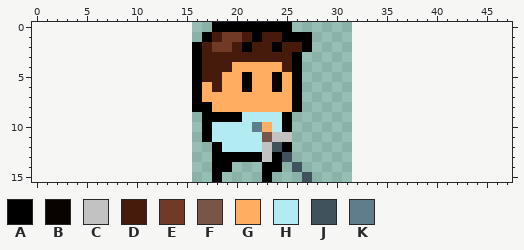
Pixel-art sprite, stored at data/CharacterSprites/Sword/swing_sword.png. The first picture shows the starting point.
The file is 32x32 pixels, drawn in blocks of 2x2; one block is one cell here. The old version is drawn lined up with the new one, on the new canvas.
Palette (. is transparent): A #000000  B #090300  C #c2c2c2  D #471b0c  E #703a27  F #795548  G #ffad60  H #b2ebf2  J #40535c  K #607d8b
Pixels before, first column x 16:
 0 ..AAAAAAAA..
 1 .ADEEDADDAAA
 2 ADEEDADDADDA
 3 ADDDDDDDDDA.
 4 ADDDGGGGGDA.
 5 ADDGGBGGBGA.
 6 AGDGGBGGBGA.
 7 AGGGGGGGGGA.
 8 AAGGGGGGGGA.
 9 .AAAAHHHHA..
10 .AHHHHKGHA..
11 .AHHHHHFCC..
12 ..AHHHHCJA..
13 ..AAAAACAJ..
14 ..AA...AA.J.
15 ..A....A...J
And afterwards:
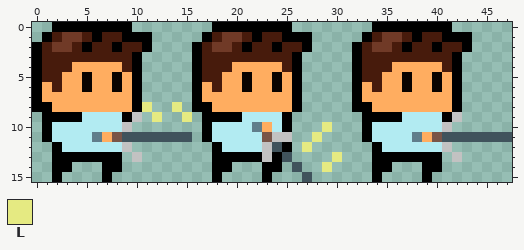
Colours new in this view: L #e5ea82
Difference:
canvas 16x16 -> 48x16, the old top-left corner now at 16,0
Changed rows in their new state; - is an unchanged pixel.
first column x 0:
 0 --AAAAAAAA------------------------AAAAAAAA------
 1 -ADEEDADDAAA---------------------ADEEDADDAAA----
 2 ADEEDADDADDA--------------------ADEEDADDADDA----
 3 ADDDDDDDDDA---------------------ADDDDDDDDDA-----
 4 ADDDGGGGGDA---------------------ADDDGGGGGDA-----
 5 ADDGGBGGBGA---------------------ADDGGBGGBGA-----
 6 AGDGGBGGBGA---------------------AGDGGBGGBGA-----
 7 AGGGGGGGGGA---------------------AGGGGGGGGGA-----
 8 AAGGGGGGGGAL--L-----------------AAGGGGGGGGA-----
 9 -AAAAHHHHAC-L--L-----------------AAAAHHHHAC-----
10 -AHHHHHHHC-------------------L---AHHHHHHHC------
11 -AHHHHKGFJJJJJJJ------------L----AHHHHKGFJJJJJJJ
12 --AHHHHHHC-----------------L------AHHHHHHC------
13 --AAAAAAA-C-------------------L---AAAAAAA-C-----
14 --AA---AA--------------------L----AA---AA-------
15 --A----A--------------------------A----A--------
Pixel boxes of the changes (left, top, right, bottom) in both pictures:
added: (32, 22, 192, 182)
added: (302, 22, 512, 182)
